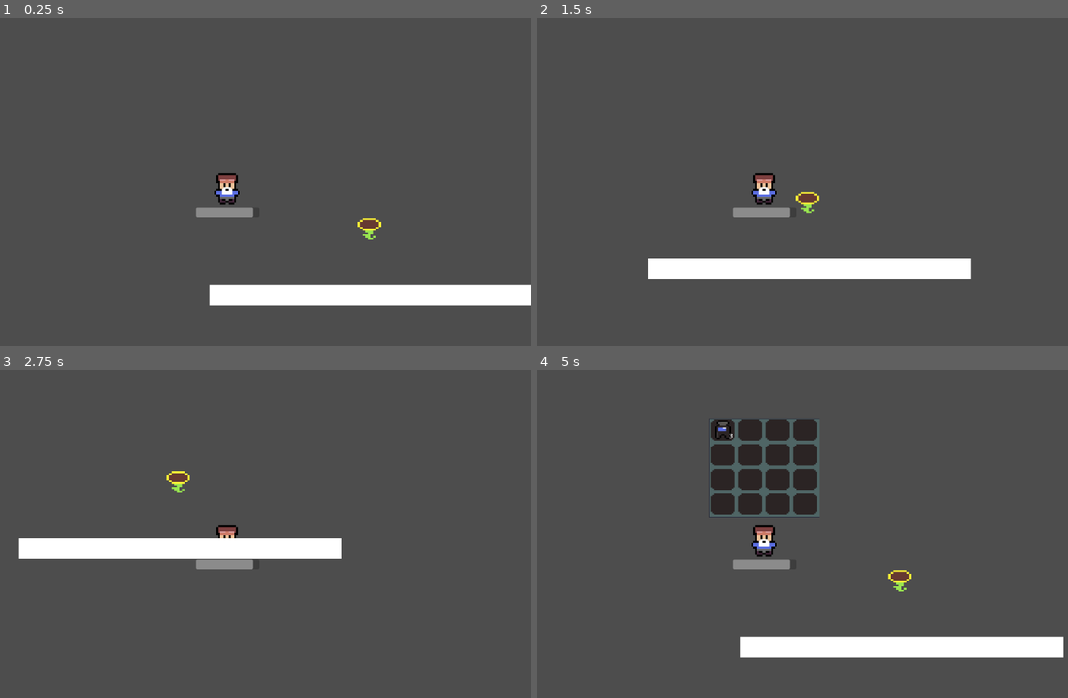
Above: before the commit, frames 1-4 (two rows, left to right).
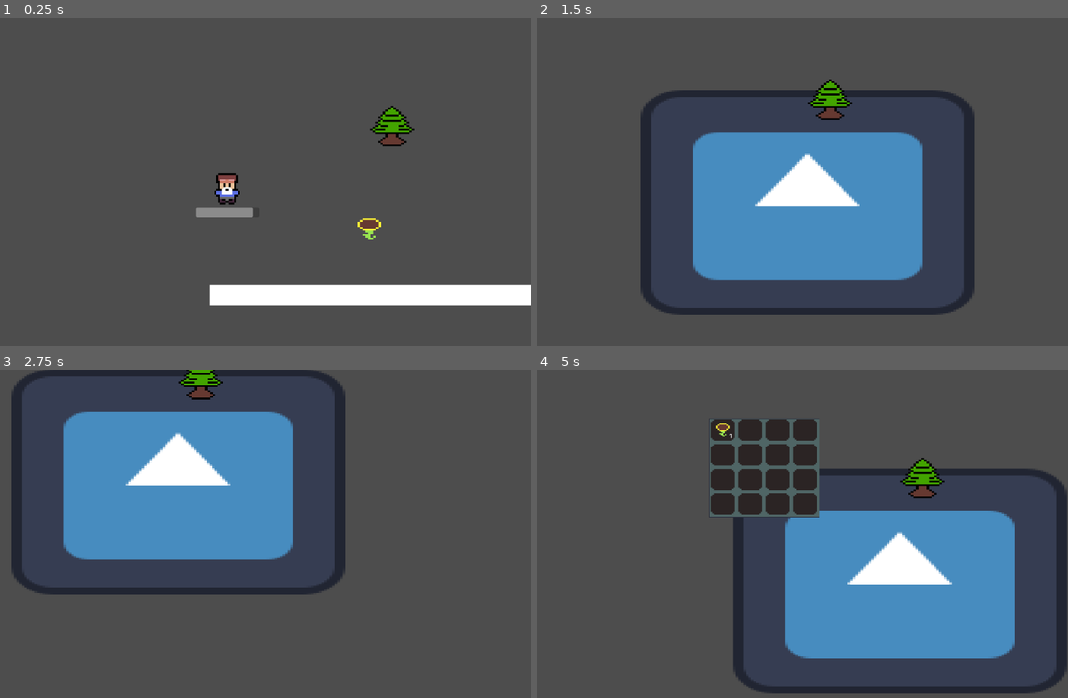
Above: after the commit, the same moments.

Repository: Justin-HAL/scsu-gamejam-fa2024
Game: Godot game, scene res://world.tscn
The game is run twice, just before and just after one commit, with the same random seed, the same clock (stepped at 60 frames per second) and the same inputs. The engine's default icon, where the game draws it, is replaced by a stand-in: a white triangle on a blue panel in a dark square.
Inputs:
- Up to frame 1 (0.25 s): no input
- Up to frame 2 (1.5 s): tap Enter at 0.5 s; hold D (right) 0.53-1.28 s; tap E (collect) at 0.6, 1.35 s; hold S (down) from 1.28 s (still down)
- Up to frame 3 (2.75 s): release S (down) at 2.03 s; hold D (right) from 2.03 s (still down); tap E (collect) at 2.1 s
- Up to frame 4 (5 s): release D (right) at 2.78 s; hold W (up) 2.78-3.53 s; tap E (collect) at 2.85, 3.6, 4.35 s; hold A (left) from 3.53 s (still down); tap I (inventory_toggle) at 4.15 s

The runs differ from the first frame. In frame 1, 0.6% of the frame differs, in the area x 69-79%, y 26-40%; in frame 2, 26%; in frame 3, 26%; in frame 4, 26%, in the area x 33-100%, y 15-99%.
Error before the commit: Invalid access to property or key 'type' on a base object of type 'StaticBody2D'. (res://scripts/player.gd:27)

Commit message:
made collection node scene
The scene will let the player collect a resource, the node will then be depleted and then respawn after a certain time.

Diff:
--- a/Inventory/InvSlot.gd
+++ b/Inventory/InvSlot.gd
@@ -4,3 +4,6 @@
 
 @export var inv_item: Inv_item
 @export var amount: int
+
+func get_item():
+	return inv_item
--- a/Inventory/inv_ui.tscn
+++ b/Inventory/inv_ui.tscn
@@ -5,6 +5,7 @@
 [ext_resource type="PackedScene" uid="uid://dwpnjdiu2dn11" path="res://Inventory/inv_ui_slots.tscn" id="3_6iycv"]
 
 [node name="inv_ui" type="Control"]
+z_index = 10
 custom_minimum_size = Vector2(365, 204)
 layout_mode = 3
 anchors_preset = 0
--- a/Inventory/inventory.gd
+++ b/Inventory/inventory.gd
@@ -16,3 +16,6 @@
 			emptyslots[0].inv_item = item
 			emptyslots[0].amount = 1
 	update.emit()
+
+func get_slot(index: int):
+	return slots[index]
--- a/Inventory/items/appear.tres
+++ b/Inventory/items/appear.tres
@@ -9,4 +9,3 @@
 name = "Appear"
 description = "bubbly red"
 texture = ExtResource("2_o2mv1")
-quanity = 1
--- a/Resource nodes/collection_resource.gd
+++ b/Resource nodes/collection_resource.gd
@@ -4,14 +4,36 @@
 @export var resource : resource_node
 var can_collect = true
 var player_in_range = false
+var player = null
 func _ready():
 	$Sprite2D.texture = resource.full_texture
 
-func get_resource():
-	if can_collect:
-		harvest()
-		return resource.resource
+func _process(delta: float) -> void:
+	if player_in_range:
+		if Input.is_action_just_pressed("collect"):
+			if can_collect:
+				harvest()
 
 func harvest():
 	can_collect = false
 	$Sprite2D.texture = resource.depleted_texture
+	player.collect(resource.resource)
+	$regrow.start(resource.regrow)
+
+
+
+func _on_area_2d_body_entered(body: Node2D) -> void:
+	if body.has_method("player"):
+		player_in_range = true
+		player = body
+
+func _on_area_2d_body_exited(body: Node2D) -> void:
+	if body.has_method("player"):
+		player_in_range = false
+		player = null
+
+
+func _on_regrow_timeout() -> void:
+	if !can_collect:
+		can_collect = true
+		$Sprite2D.texture = resource.full_texture
--- a/Resource nodes/collection_resource.tscn
+++ b/Resource nodes/collection_resource.tscn
@@ -1,9 +1,12 @@
-[gd_scene load_steps=3 format=3 uid="uid://cadxw1kk3frn3"]
+[gd_scene load_steps=4 format=3 uid="uid://cadxw1kk3frn3"]
 
 [ext_resource type="Script" path="res://Resource nodes/collection_resource.gd" id="1_w84y1"]
 
 [sub_resource type="CircleShape2D" id="CircleShape2D_i6mf0"]
 radius = 60.531
+
+[sub_resource type="CircleShape2D" id="CircleShape2D_eciwl"]
+radius = 166.193
 
 [node name="collection_resource" type="Node2D"]
 script = ExtResource("1_w84y1")
@@ -19,3 +22,14 @@
 [node name="CollisionShape2D" type="CollisionShape2D" parent="StaticBody2D"]
 position = Vector2(0, -2)
 shape = SubResource("CircleShape2D_i6mf0")
+
+[node name="Area2D" type="Area2D" parent="."]
+
+[node name="CollisionShape2D" type="CollisionShape2D" parent="Area2D"]
+shape = SubResource("CircleShape2D_eciwl")
+
+[node name="regrow" type="Timer" parent="."]
+
+[connection signal="body_entered" from="Area2D" to="." method="_on_area_2d_body_entered"]
+[connection signal="body_exited" from="Area2D" to="." method="_on_area_2d_body_exited"]
+[connection signal="timeout" from="regrow" to="." method="_on_regrow_timeout"]
--- /dev/null
+++ b/Resource nodes/node types/tree.tres
@@ -0,0 +1,11 @@
+[gd_resource type="Resource" script_class="resource_node" load_steps=4 format=3 uid="uid://xr86mcmpp1nc"]
+
+[ext_resource type="Texture2D" uid="uid://tp4pysu1ucfn" path="res://sprites/pine tree.png" id="1_taaqp"]
+[ext_resource type="Resource" uid="uid://c6mg2vcr77dft" path="res://Inventory/items/appear.tres" id="2_uybvn"]
+[ext_resource type="Script" path="res://Resource nodes/resource_node.gd" id="3_xpg1y"]
+
+[resource]
+script = ExtResource("3_xpg1y")
+full_texture = ExtResource("1_taaqp")
+resource = ExtResource("2_uybvn")
+regrow = 3
--- a/scenes/player.tscn
+++ b/scenes/player.tscn
@@ -1,26 +1,22 @@
-[gd_scene load_steps=8 format=3 uid="uid://d2uhdqhn0gyu7"]
+[gd_scene load_steps=6 format=3 uid="uid://d2uhdqhn0gyu7"]
 
 [ext_resource type="Script" path="res://scripts/player.gd" id="1_5qvob"]
 [ext_resource type="Resource" uid="uid://cucxio6cfkaa7" path="res://Inventory/player_inv.tres" id="2_y5mc3"]
 [ext_resource type="Texture2D" uid="uid://mijheeiw0d3e" path="res://sprites/Potion man.png" id="3_2mfy8"]
-[ext_resource type="Resource" uid="uid://bkr8821qndg53" path="res://Inventory/items/Among potion.tres" id="3_i5xfh"]
 [ext_resource type="PackedScene" uid="uid://0g3n7yxcrv5m" path="res://Inventory/inv_ui.tscn" id="4_d6pvu"]
 
-[sub_resource type="RectangleShape2D" id="RectangleShape2D_djs8u"]
-size = Vector2(120, 117)
-
-[sub_resource type="CircleShape2D" id="CircleShape2D_01hyv"]
-radius = 185.097
+[sub_resource type="CircleShape2D" id="CircleShape2D_g8m0r"]
+radius = 62.0504
 
 [node name="Player" type="CharacterBody2D"]
+collision_mask = 3
 script = ExtResource("1_5qvob")
 health = 90
 inv = ExtResource("2_y5mc3")
-item = ExtResource("3_i5xfh")
 
 [node name="CollisionShape2D" type="CollisionShape2D" parent="."]
 position = Vector2(-1, 0.5)
-shape = SubResource("RectangleShape2D_djs8u")
+shape = SubResource("CircleShape2D_g8m0r")
 
 [node name="Sprite2D" type="Sprite2D" parent="."]
 position = Vector2(3.33786e-06, 0.499999)
@@ -41,12 +37,3 @@
 offset_top = -465.0
 offset_right = 209.0
 offset_bottom = -91.0
-
-[node name="Collection area" type="Area2D" parent="."]
-collision_layer = 0
-collision_mask = 2
-
-[node name="CollisionShape2D" type="CollisionShape2D" parent="Collection area"]
-shape = SubResource("CircleShape2D_01hyv")
-
-[connection signal="body_entered" from="Collection area" to="." method="_on_collection_area_body_entered"]
--- a/scripts/player.gd
+++ b/scripts/player.gd
@@ -8,22 +8,18 @@
 var type = "player"
 var resources_in_range = []
 func _ready():
-	collect(item)
-	collect(item)
-	collect(item)
+	pass
 func _physics_process(delta):
 	var direction = Input.get_vector("left", "right", "up", "down")
 	velocity = direction * speed
-
+	get_invetory()
 	$ProgressBar.value = health
 	move_and_slide()
 
 func collect(item):
 	print("collecting item")
 	inv.insert(item)
-
-
-func _on_collection_area_body_entered(body: Node2D) -> void:
-	if body.type == "resource":
-		resources_in_range.append(body.get_instance_id())
-		print(resources_in_range)
+func get_invetory():
+	var slot: InvSlot = inv.get_slot(0)
+func player():
+	pass
--- a/world.tscn
+++ b/world.tscn
@@ -1,8 +1,9 @@
-[gd_scene load_steps=4 format=3 uid="uid://ctwr3n52p1i7x"]
+[gd_scene load_steps=5 format=3 uid="uid://ctwr3n52p1i7x"]
 
 [ext_resource type="PackedScene" uid="uid://d2uhdqhn0gyu7" path="res://scenes/player.tscn" id="1_fujh3"]
 [ext_resource type="PackedScene" uid="uid://cadxw1kk3frn3" path="res://Resource nodes/collection_resource.tscn" id="2_mgdi2"]
 [ext_resource type="Resource" uid="uid://cpdre06huvg6w" path="res://Resource nodes/node types/Sunflower resource.tres" id="3_ubacq"]
+[ext_resource type="Resource" uid="uid://xr86mcmpp1nc" path="res://Resource nodes/node types/tree.tres" id="4_mlfl3"]
 
 [node name="World" type="Node2D"]
 
@@ -21,3 +22,7 @@
 [node name="collection_resource" parent="." instance=ExtResource("2_mgdi2")]
 position = Vector2(541, 154)
 resource = ExtResource("3_ubacq")
+
+[node name="collection_resource2" parent="." instance=ExtResource("2_mgdi2")]
+position = Vector2(627, -236)
+resource = ExtResource("4_mlfl3")
